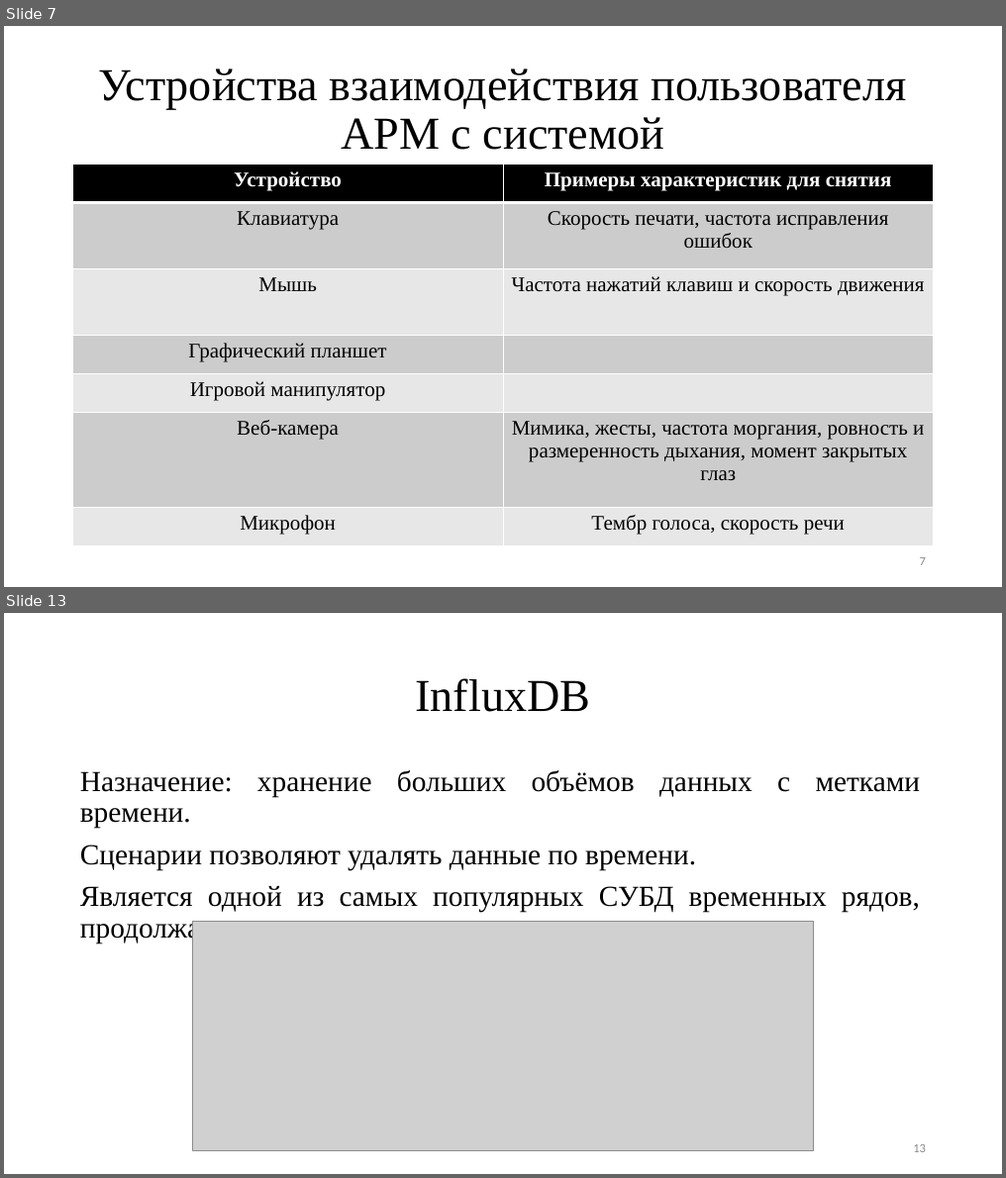
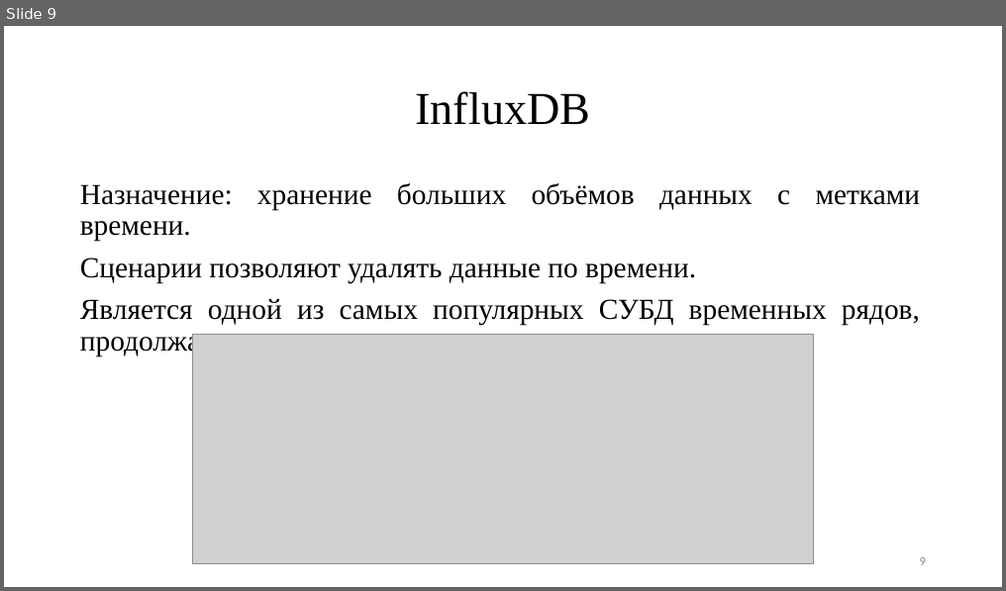
Before and after one commit to TheSawIsTheLaw/NetworkingCoursework, a slide deck: documentation/Presentation/presentation.pptx. Shown one above the other, each under a label of ours: slides 7 and 13 before the commit, slide 9 after it; the slides between them are not shown. The pictures are 1006x1178 and 1006x591 pixels, drawn with LibreOffice and Linux fonts; fonts in the diff are those of the drawing; grey boxes stand for pictures. Boxes give left, top, right and bottom in pixels: in the first picture for what was removed or moved away, otherwise in the second. Text is boxed around its words. In the diff, an @@ line names an element or a change of style, - is before the commit and + after.

```diff
--- a/documentation/Presentation/presentation.pptx
+++ b/documentation/Presentation/presentation.pptx
@@ slide 7 removed at (4,26,1002,587), background #FFFFFF @@
@@ title removed at (98,69,907,150) @@
-Устройства взаимодействия пользователя АРМ с системой
@@ table removed at (73,165,934,547), 7 rows, 2 columns @@
-Устройство | Примеры характеристик для снятия
-Клавиатура | Скорость печати, частота исправления ошибок
-Мышь | Частота нажатий клавиш и скорость движения
-Графический планшет | 
-Игровой манипулятор | 
-Веб-камера | Мимика, жесты, частота моргания, ровность и размеренность дыхания, момент закрытых глаз
-Микрофон | Тембр голоса, скорость речи
@@ page number removed at (920,558,926,566) @@
-7
@@ what was slide 13 is now slide 9 @@
@@ page number at (920,558,926,566): text changed @@
-13
+9
```
Also in this commit, not shown: 2 slides changed, 6 slides added, 9 other slides removed.
